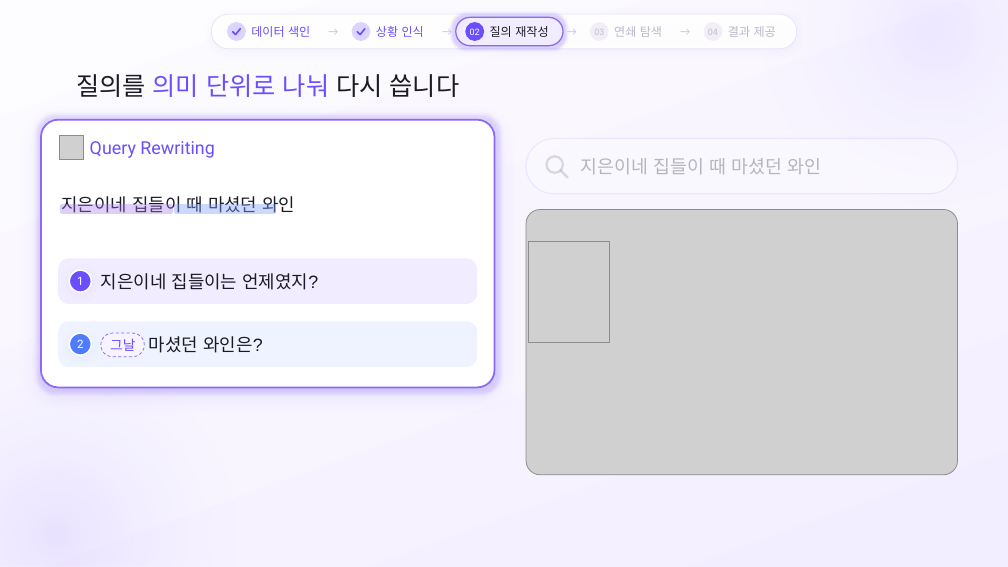
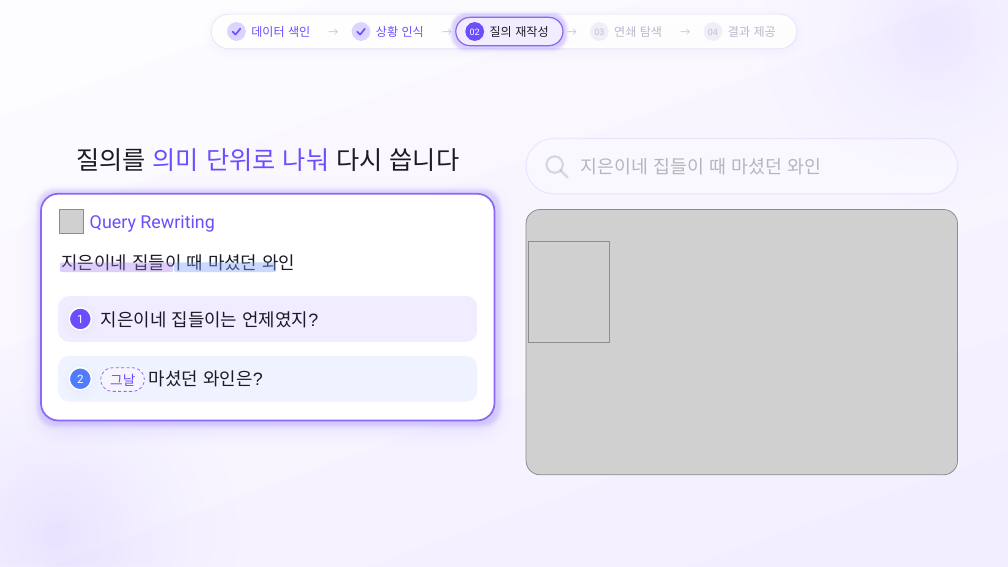
Before and after one commit to SB-Jo/t3, a slide deck: slide 14 of weave/결선준비/09_HowItWorks/HowItWorks_Argon_claude.pptx. Drawn at 1008x567 pixels with LibreOffice and Linux fonts; fonts in the diff are those of the drawing; grey boxes stand for pictures. Boxes give left, top, right and bottom in pixels: in the first picture for what was removed or moved away, otherwise in the second. Text is boxed around its words. In the diff, an @@ line names an element or a change of style, - is before the commit and + after.

```diff
--- a/weave/결선준비/09_HowItWorks/HowItWorks_Argon_claude.pptx
+++ b/weave/결선준비/09_HowItWorks/HowItWorks_Argon_claude.pptx
@@ 2 texts, 1 picture: place and size @@
-2 texts, 1 picture at [60,74,460,159]
+2 texts, 1 picture at [60,148,460,233]
@@ rounded rectangle: place and size @@
-rounded rectangle at [41,119,495,387]
+rounded rectangle at [41,194,495,420]
@@ rounded rectangle at [41,194,495,420]: proportions changed @@
@@ 2 rounded rectangles, 1 text: place and size @@
-2 rounded rectangles, 1 text at [60,193,295,217]
+2 rounded rectangles, 1 text at [60,251,295,275]
@@ 4 texts, 3 rounded rectangles, 1 ellipse: place and size @@
-4 texts, 3 rounded rectangles, 1 ellipse at [58,259,477,367]
+4 texts, 3 rounded rectangles, 1 ellipse at [58,296,477,402]
@@ text "1": place and size @@
-text "1" at [77,277,83,285]
+text "1" at [77,315,83,323]
@@ ellipse: place and size @@
-ellipse at [70,270,91,292]
+ellipse at [70,308,91,330]
```
Also in this commit, not shown: 13 other slides changed, 25 other files.
